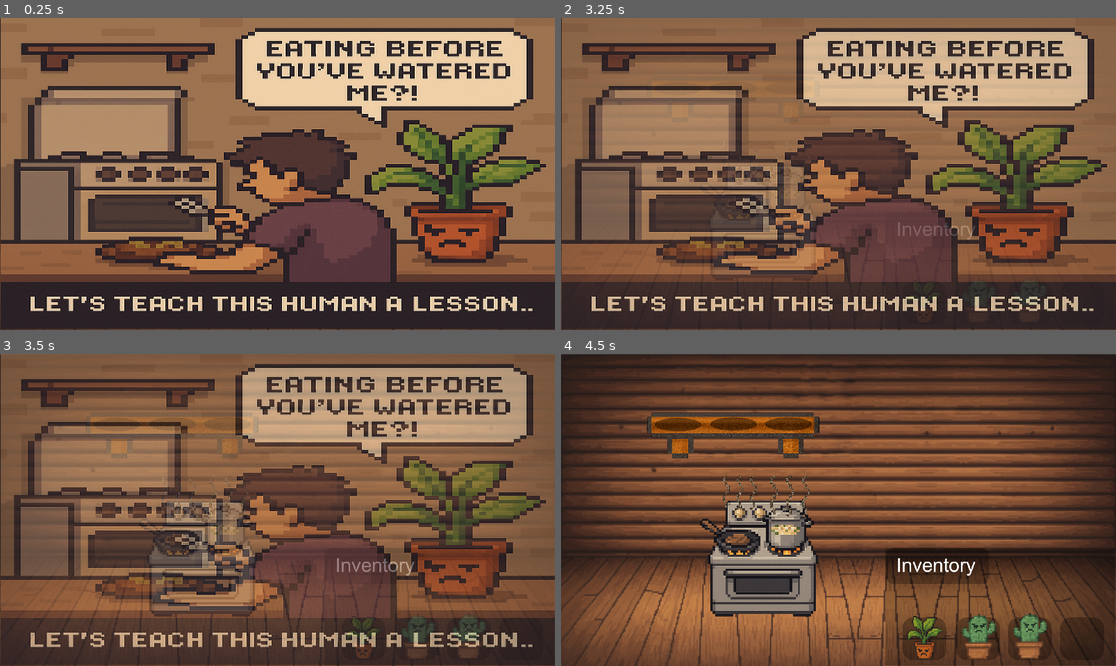
Above: before the commit, frames 1-4 (two rows, left to right).
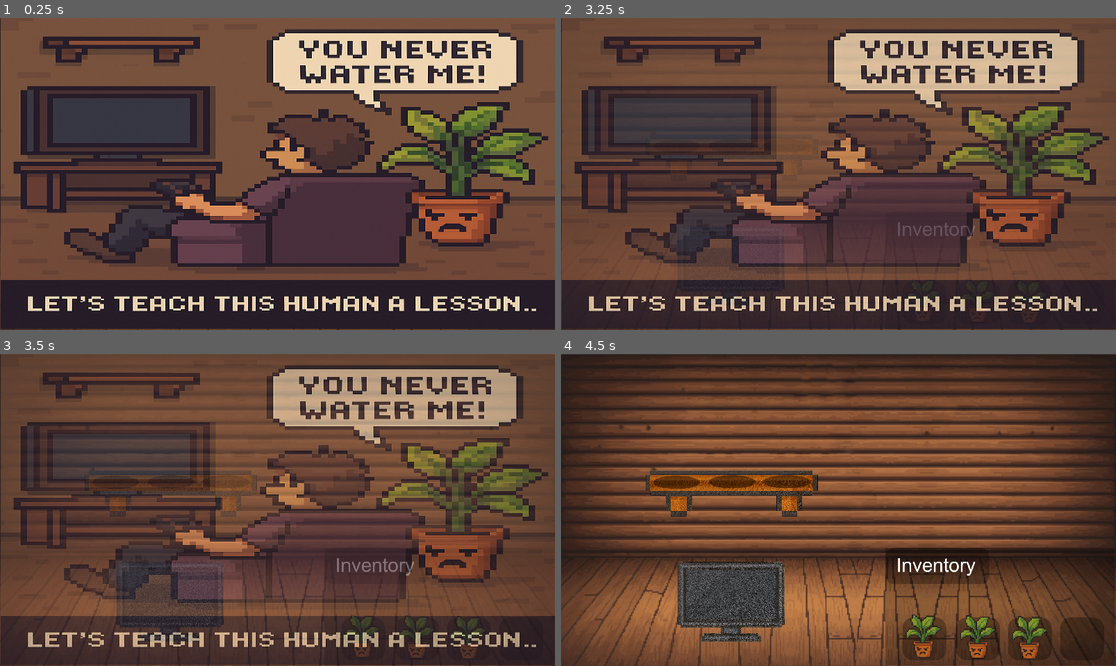
Above: after the commit, the same moments.

Repository: josephkadar-droid/TilePuzzleGame
Game: Godot game, scene res://GameManager.tscn
Same seed, same stepped clock (60 frames per second), same inputs: the game is played once before the commit and once after it.
Inputs (mouse positions are in pixels of both pictures, inside the frame that each line leads up to):
- Up to frame 1 (0.25 s): no input
- Up to frame 2 (3.25 s): tap Enter at 0.5, 2 s; move the mouse to (960, 158) at 0.52 s; click (960, 158) at 0.6 s; tap Space at 1.25, 2.75 s; drag from (727, 189) to (733, 102) at 1.27 s; move the mouse to (894, 105) at 2.02 s; click (894, 105) at 2.1 s; drag from (810, 236) to (666, 55) at 2.77 s
- Up to frame 3 (3.5 s): no input
- Up to frame 4 (4.5 s): move the mouse to (1005, 556) at 3.52 s; click (1005, 556) at 3.6 s; drag from (672, 463) to (927, 637) at 4.27 s

The runs differ from the first frame. In frame 1, 70% of the frame differs, in the area x 0-100%, y 0-94%; in frame 2, 66%; in frame 3, 54%; in frame 4, 15%.

Commit message:
add sounds

Diff:
--- a/GameManager.gd
+++ b/GameManager.gd
@@ -1,12 +1,16 @@
 extends Control
 class_name GameManager
 
-@export var current_level: int = 4
+@export var current_level: int = 1
 @export var level_scenes: Array[PackedScene] = []
+@export var background_music: AudioStream
+@export var crash_sound: AudioStream
 
 @onready var level_container = $LevelContainer
 @onready var ui_container = $UIContainer
 @onready var inventory = $UIContainer/Inventory
+@onready var music_player = $MusicPlayer
+@onready var effect_player = $EffectPlayer
 
 var current_level_node: Level
 var completion_popup: AcceptDialog
@@ -17,6 +21,8 @@
 	print("UI container: ", ui_container)
 	print("Inventory: ", inventory)
 	load_level(current_level)
+	music_player.stream = background_music
+	music_player.play()
 
 func load_level(level_num: int):
 	print("=== LOADING LEVEL ===")
@@ -56,6 +62,9 @@
 func _on_level_completed():
 	print("Level ", current_level, " completed!")
 	completion_popup.popup_centered()
+	effect_player.stream = crash_sound
+	effect_player.volume_db = 40
+	effect_player.play()
 	#current_level += 1
 	#if current_level <= level_scenes.size():
 		#await get_tree().create_timer(1.0).timeout  # Brief pause
--- a/GameManager.tscn
+++ b/GameManager.tscn
@@ -6,6 +6,8 @@
 [ext_resource type="PackedScene" uid="uid://kbt7k4quqfs3" path="res://Level2.tscn" id="3_dxunw"]
 [ext_resource type="PackedScene" uid="uid://208x10oet7cu" path="res://Level3.tscn" id="4_dxunw"]
 [ext_resource type="PackedScene" uid="uid://b3v0yhkgse642" path="res://Level4.tscn" id="5_pdxvr"]
+[ext_resource type="AudioStream" uid="uid://31pp0f5tyiq" path="res://assets/mainmusic.mp3" id="6_k24m2"]
+[ext_resource type="AudioStream" uid="uid://bblebn6wmsgpf" path="res://assets/ohno.mp3" id="7_0145d"]
 [ext_resource type="Texture2D" uid="uid://dfkuklxidncwu" path="res://assets/robert_plant_endscene.png" id="7_iyray"]
 
 [node name="GameManager" type="Control"]
@@ -17,6 +19,8 @@
 grow_vertical = 2
 script = ExtResource("1_p13vs")
 level_scenes = Array[PackedScene]([ExtResource("2_108xg"), ExtResource("3_dxunw"), ExtResource("4_dxunw"), ExtResource("5_pdxvr")])
+background_music = ExtResource("6_k24m2")
+crash_sound = ExtResource("7_0145d")
 metadata/_edit_use_anchors_ = true
 
 [node name="LevelContainer" type="Control" parent="."]
@@ -45,3 +49,7 @@
 z_index = 100
 position = Vector2(960, 544)
 texture = ExtResource("7_iyray")
+
+[node name="MusicPlayer" type="AudioStreamPlayer2D" parent="."]
+
+[node name="EffectPlayer" type="AudioStreamPlayer2D" parent="."]
--- a/Shelf.gd
+++ b/Shelf.gd
@@ -124,6 +124,13 @@
 func fall_animation():
 	print("=== SHELF STARTING TO FALL ===")
 
+	var crash_player = AudioStreamPlayer2D.new()
+	var sound = load("res://assets/crash.mp3")
+	crash_player.stream = sound
+	crash_player.volume_db = 5
+	add_child(crash_player)
+	crash_player.play()
+
 	# TV INTERACTION - find and break the TV when shelf falls
 	var level = get_parent()  # Get parent level node (like transform.parent in Unity)
 	var tv_node = level.get_node_or_null("TV")  # Search for TV node by name
Not shown: 1 places in GameManager.tscn that only renumber resources
Not shown, added: assets/crash.mp3.import
Not shown, added: assets/mainmusic.mp3.import
Not shown, added: assets/ohno.mp3.import
Not shown, added: assets/crash.mp3
Not shown, added: assets/mainmusic.mp3
Not shown, added: assets/ohno.mp3
